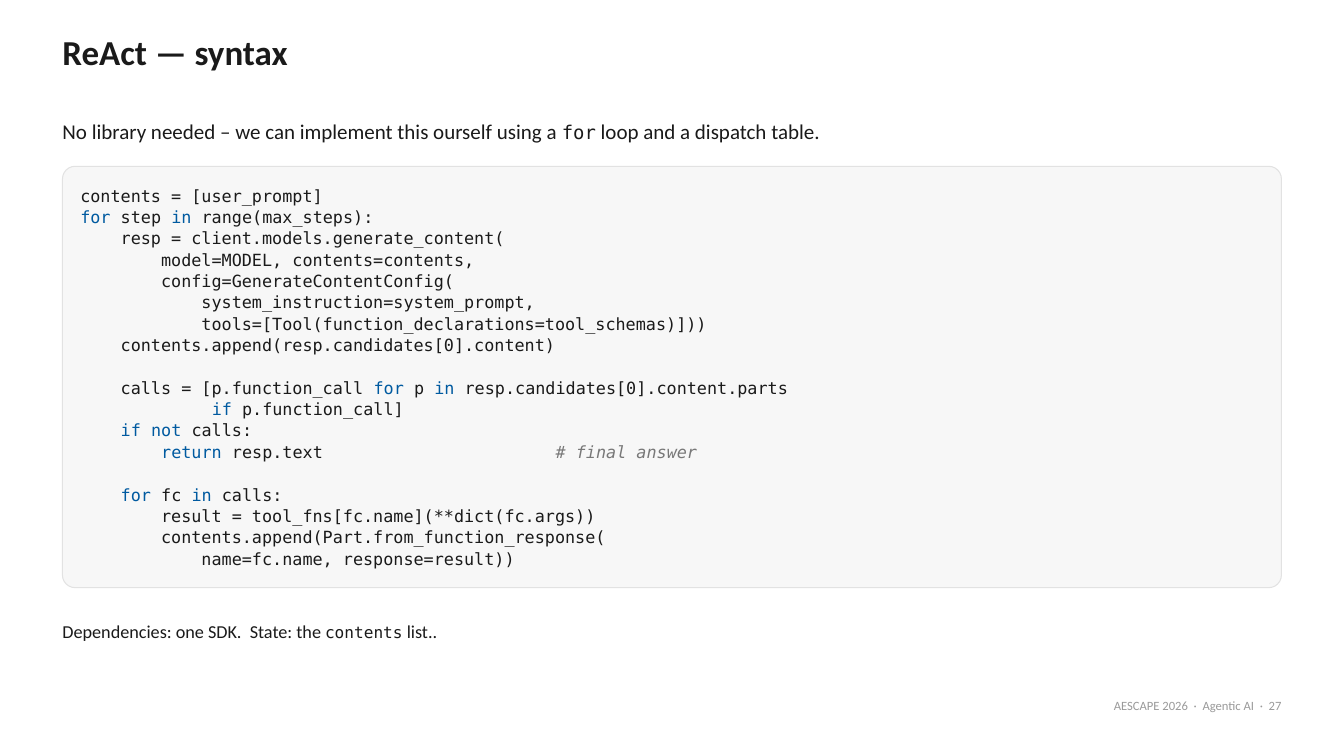
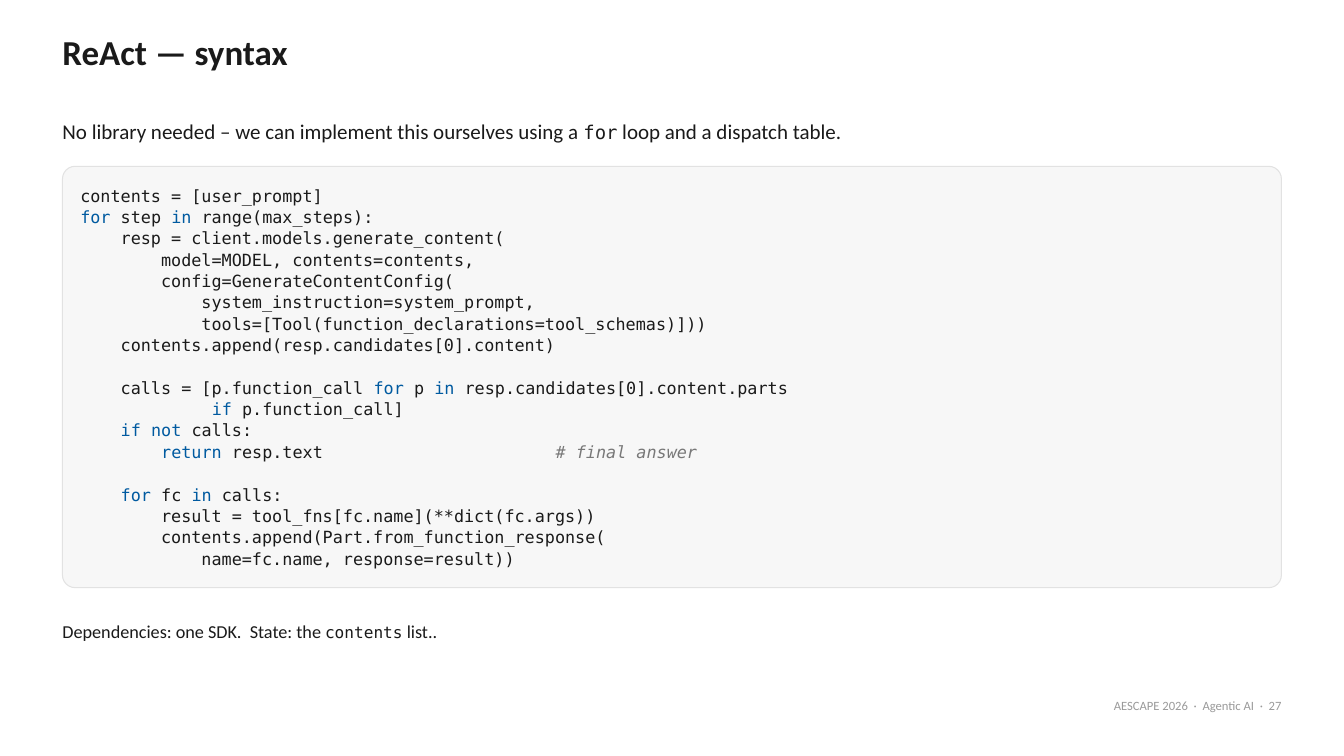
Before and after one commit to natrask/AESCAPE, a slide deck: slide 27 of slides/agentic_ai_intro.pptx. Drawn at 1344x756 pixels with LibreOffice and Linux fonts; fonts in the diff are those of the drawing. Boxes give left, top, right and bottom in pixels: in the first picture for what was removed or moved away, otherwise in the second. Text is boxed around its words. In the diff, an @@ line names an element or a change of style, - is before the commit and + after.

```diff
--- a/slides/agentic_ai_intro.pptx
+++ b/slides/agentic_ai_intro.pptx
@@ text at (62,124,841,143): text changed @@
-No library needed – we can implement this ourself using a for loop and a dispatch table.
+No library needed – we can implement this ourselves using a for loop and a dispatch table.
```
Also in this commit, not shown: 9 other slides changed, 1 other file.
